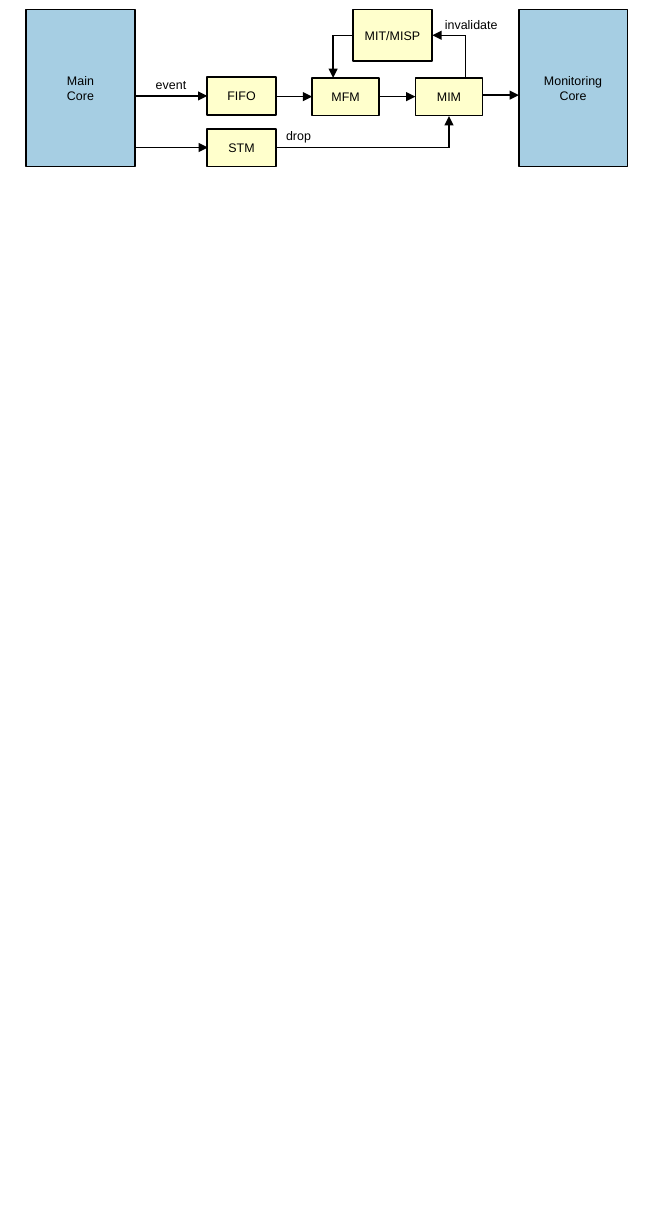
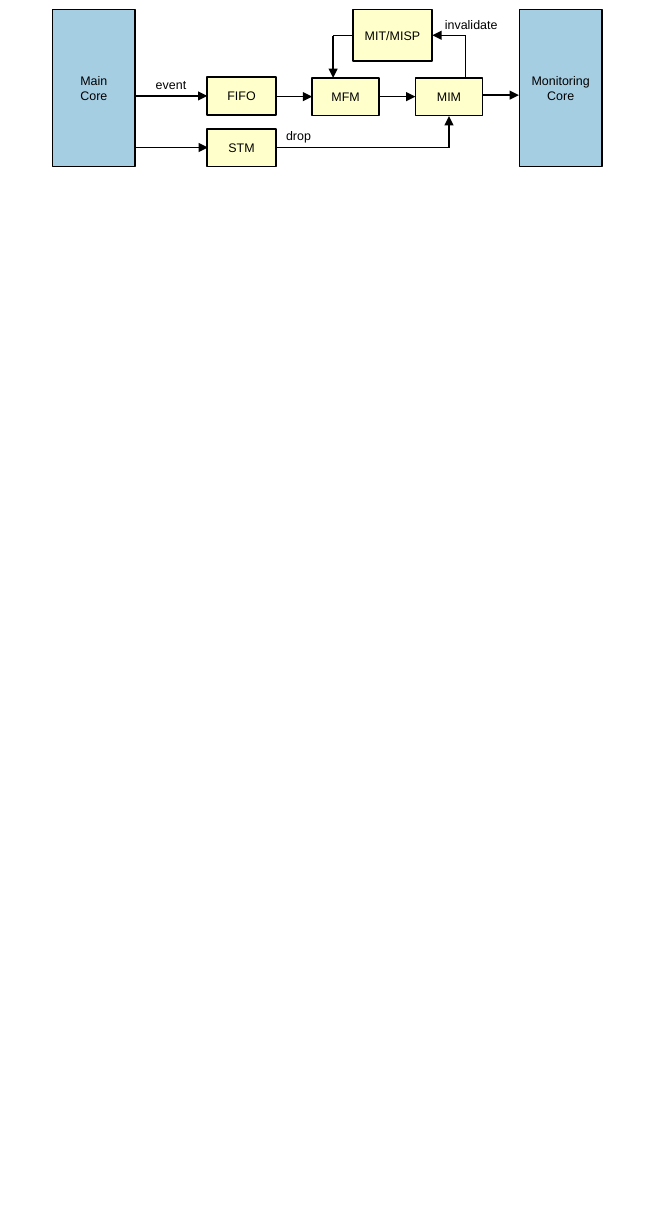
Before and after one commit to dl575/lo_thesis, a slide deck: slide 6 of monitoring_hard_drop/figs_src/diagrams-wide.pptx. Drawn at 650x1232 pixels with LibreOffice and Linux fonts; fonts in the diff are those of the drawing. Boxes give left, top, right and bottom in pixels: in the first picture for what was removed or moved away, otherwise in the second. Text is boxed around its words. In the diff, an @@ line names an element or a change of style, - is before the commit and + after.

```diff
--- a/monitoring_hard_drop/figs_src/diagrams-wide.pptx
+++ b/monitoring_hard_drop/figs_src/diagrams-wide.pptx
@@ rectangle "Main": place and size @@
-rectangle "Main" at box(26, 9, 134, 166)
+rectangle "Main" at box(53, 9, 136, 166)
@@ rectangle "Monitoring Core": place and size @@
-rectangle "Monitoring Core" at box(519, 9, 628, 166)
+rectangle "Monitoring Core" at box(519, 9, 602, 166)
```
Also in this commit, not shown: 1 other slide changed, 5 other files.
